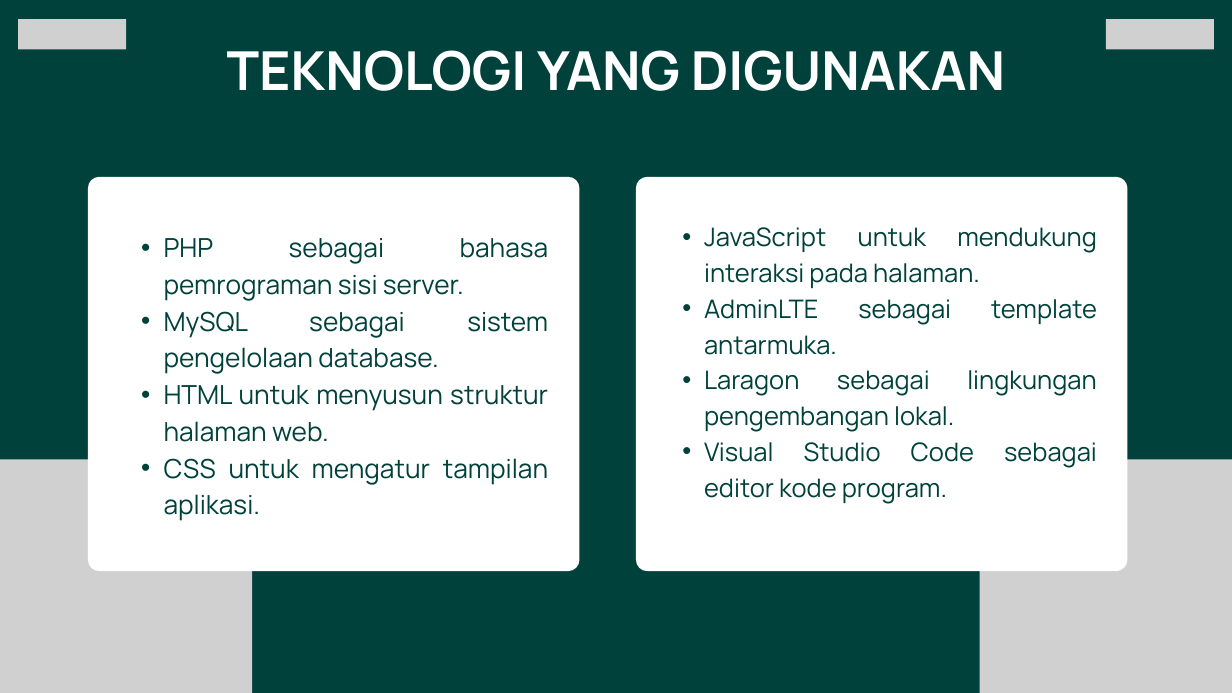
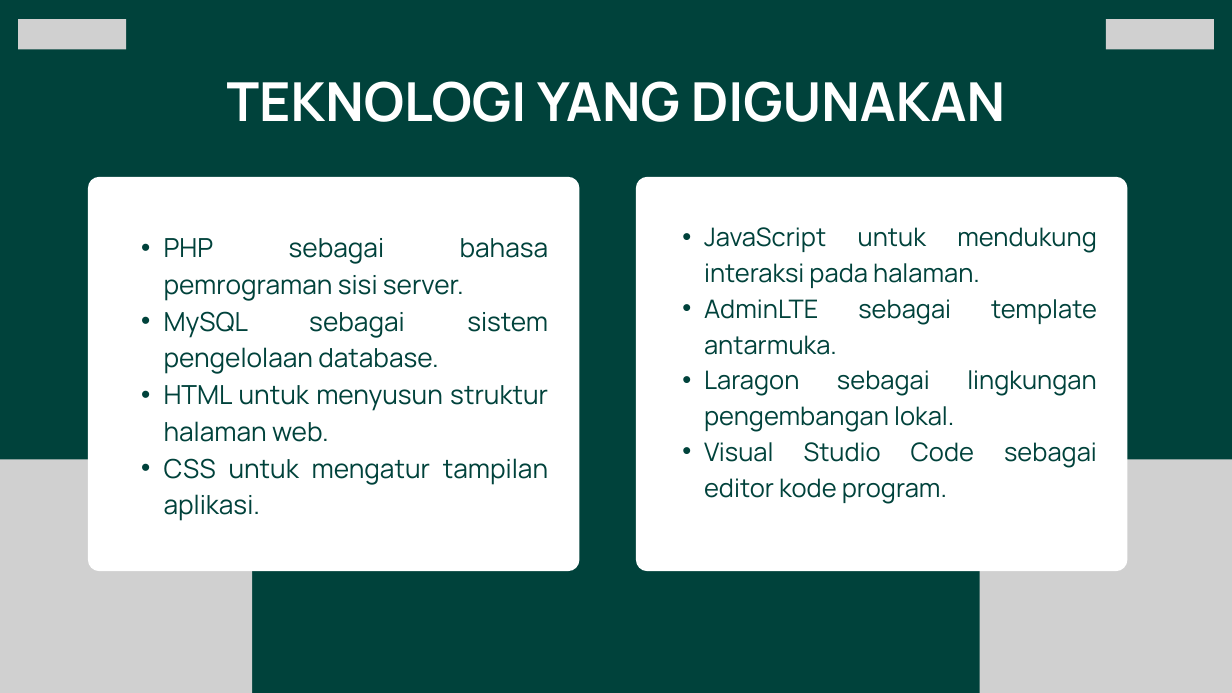
Before and after one commit to itsseraa/Tugas-kelompok-2, a slide deck: slide 4 of Kelompok 2 RPL (Auly, Ira, Farma, Zaskya).pptx. Drawn at 1232x693 pixels with LibreOffice and Linux fonts; fonts in the diff are those of the drawing; grey boxes stand for pictures. Boxes give left, top, right and bottom in pixels: in the first picture for what was removed or moved away, otherwise in the second. Text is boxed around its words. In the diff, an @@ line names an element or a change of style, - is before the commit and + after.

```diff
--- a/Kelompok 2 RPL (Auly, Ira, Farma, Zaskya).pptx
+++ b/Kelompok 2 RPL (Auly, Ira, Farma, Zaskya).pptx
@@ text "TEKNOLOGI YANG DIGUNAKAN": place and size @@
-text "TEKNOLOGI YANG DIGUNAKAN" at (227,50,1005,91)
+text "TEKNOLOGI YANG DIGUNAKAN" at (227,81,1005,122)
```
Also in this commit, not shown: 1 other slide changed, 1 slide added.
